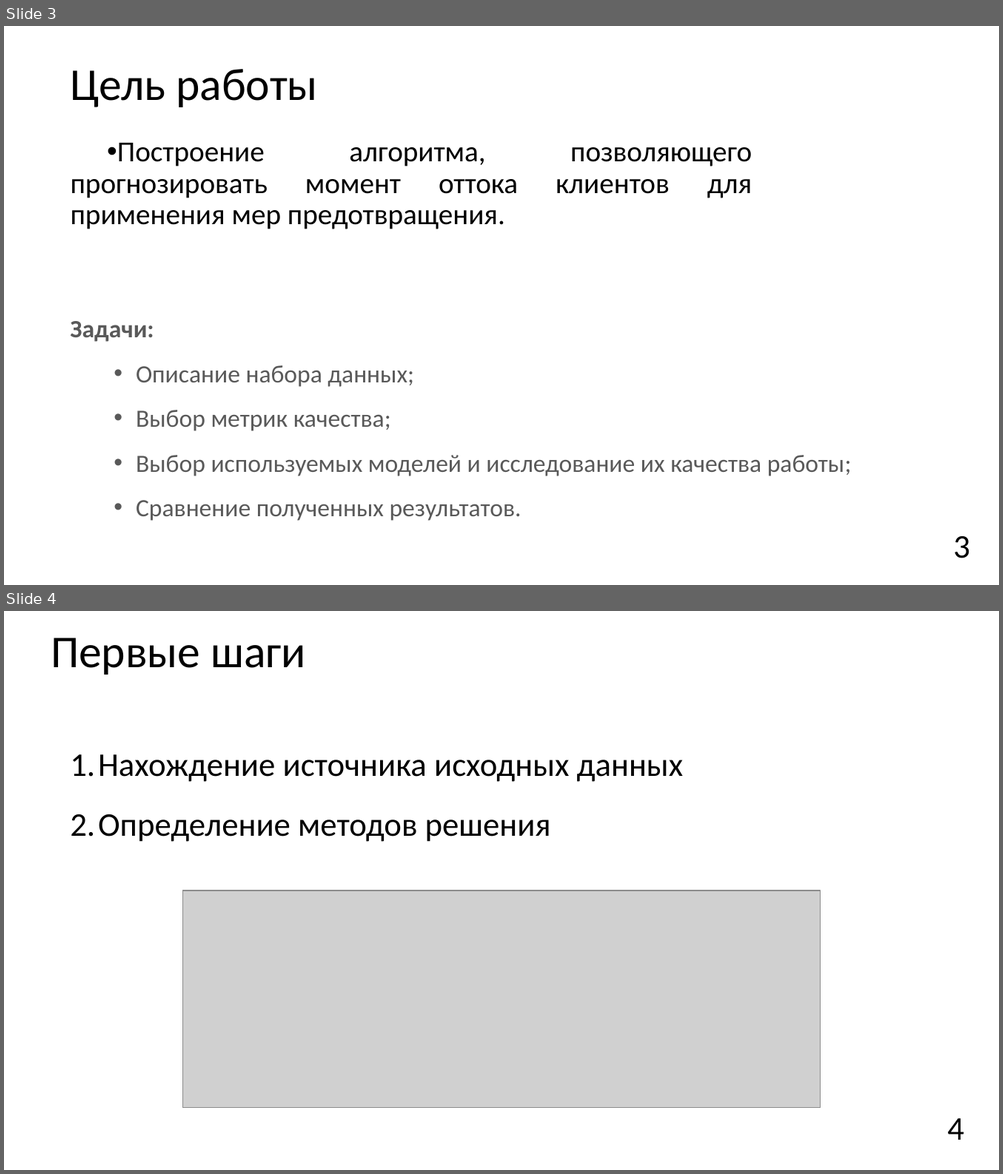
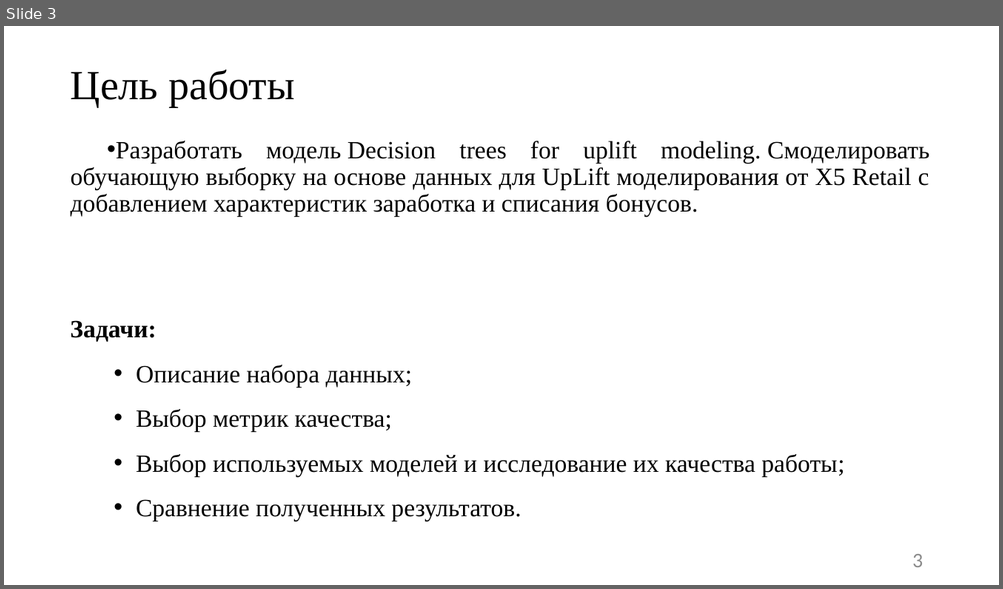
Before and after one commit to JacKira/MastersDegree, a slide deck: Отчет_3_сем/speech.pptx. Shown one above the other, each under a label of ours: slides 3 and 4 before the commit, slide 3 after it. The pictures are 1003x1174 and 1003x589 pixels, drawn with LibreOffice and Linux fonts; fonts in the diff are those of the drawing; grey boxes stand for pictures. Boxes give left, top, right and bottom in pixels: in the first picture for what was removed or moved away, otherwise in the second. Text is boxed around its words. In the diff, an @@ line names an element or a change of style, - is before the commit and + after.

```diff
--- a/Отчет_3_сем/speech.pptx
+++ b/Отчет_3_сем/speech.pptx
@@ slide 4 removed at (4, 611, 999, 1170), background #FFFFFF @@
@@ title removed at (51, 638, 306, 675) @@
-Первые шаги
@@ text removed at (70, 755, 683, 842) @@
-1. Нахождение источника исходных данных
-2. Определение методов решения
@@ picture removed at (183, 891, 820, 1108) @@
@@ page number removed at (947, 1119, 964, 1140) @@
-4
@@ slide 3 changed as well @@
@@ title "Цель работы" at (71, 70, 295, 107): size 44 to 40 pt, font Calibri to Times New Roman @@
@@ text at (71, 141, 929, 217): text changed; size 28 to 24 pt; font Calibri to Times New Roman @@
-• Построение алгоритма, позволяющего прогнозировать момент оттока клиентов для применения мер предотвращения.
+• Разработать модель Decision trees for uplift modeling. Смоделировать обучающую выборку на основе данных для UpLift моделирования от X5 Retail с добавлением характеристик заработка и списания бонусов.
@@ text "Задачи:" at (70, 321, 844, 522): font Calibri to Times New Roman, text colour #595959 to #000000 @@
@@ page number: place and size @@
-page number at (953, 537, 970, 559)
+page number at (912, 554, 922, 568)
@@ page number at (912, 554, 922, 568): size 32 to 20 pt, text colour #000000 to #8C8C8C @@
```
Also in this commit, not shown: 2 other slides changed, 10 slides added, 1 other file.
